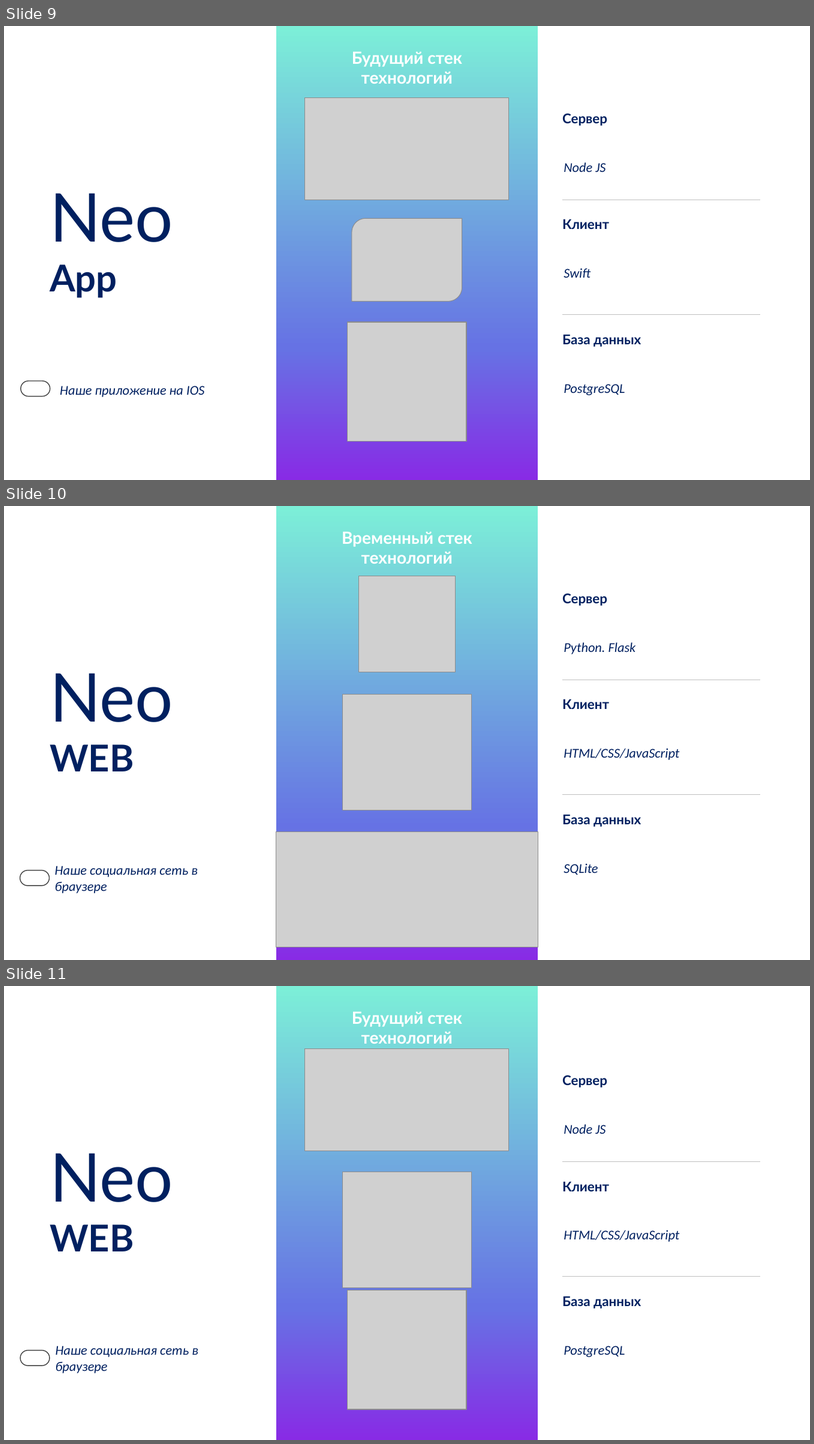
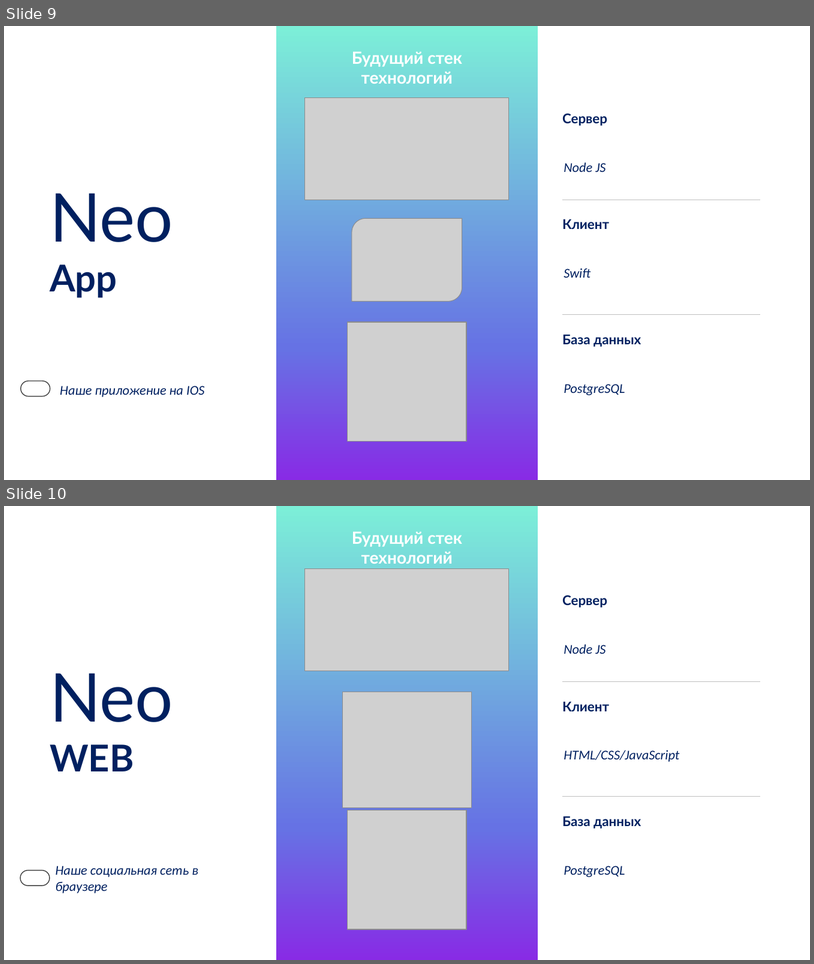
Before and after one commit to romka-best/NeoBrain_App, a slide deck: NeoBrain.pptx. Shown one above the other, each under a label of ours: slides 9, 10 and 11 before the commit, slides 9 and 10 after it. The pictures are 814x1444 and 814x964 pixels, drawn with LibreOffice and Linux fonts; fonts in the diff are those of the drawing; grey boxes stand for pictures. Boxes give left, top, right and bottom in pixels: in the first picture for what was removed or moved away, otherwise in the second. Text is boxed around its words. In the diff, an @@ line names an element or a change of style, - is before the commit and + after.

```diff
--- a/NeoBrain.pptx
+++ b/NeoBrain.pptx
@@ slide 10 removed at [4, 506, 810, 960], background #FFFFFF @@
@@ parallelogram removed at [276, 506, 538, 960] @@
@@ text removed at [342, 532, 473, 564] @@
-Временный стек технологий
@@ picture removed at [359, 576, 455, 672] @@
@@ text removed at [50, 673, 173, 722] @@
-Neo
@@ group removed at [563, 593, 761, 874]: 6 texts, 2 lines @@
-Сервер
-Python. Flask
-Клиент
-HTML/CSS/JavaScript
-База данных
-SQLite
@@ picture removed at [343, 694, 471, 810] @@
@@ text removed at [50, 744, 134, 771] @@
-WEB
@@ picture removed at [276, 831, 538, 946] @@
@@ text removed at [55, 865, 198, 893] @@
-Наше социальная сеть в браузере
@@ rounded rectangle removed at [20, 870, 50, 885] @@
@@ what was slide 11 is now slide 10 @@
```
Also in this commit, not shown: 7 slides changed, 1 slide added, 27 other files.
